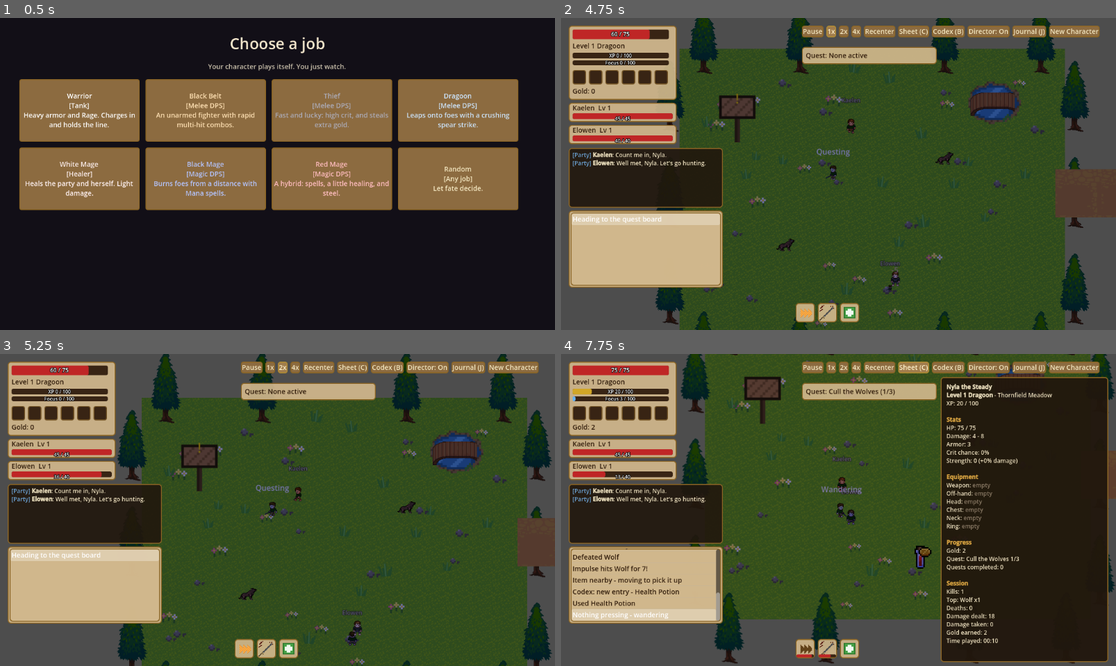
Above: before the commit, frames 1-4 (two rows, left to right).
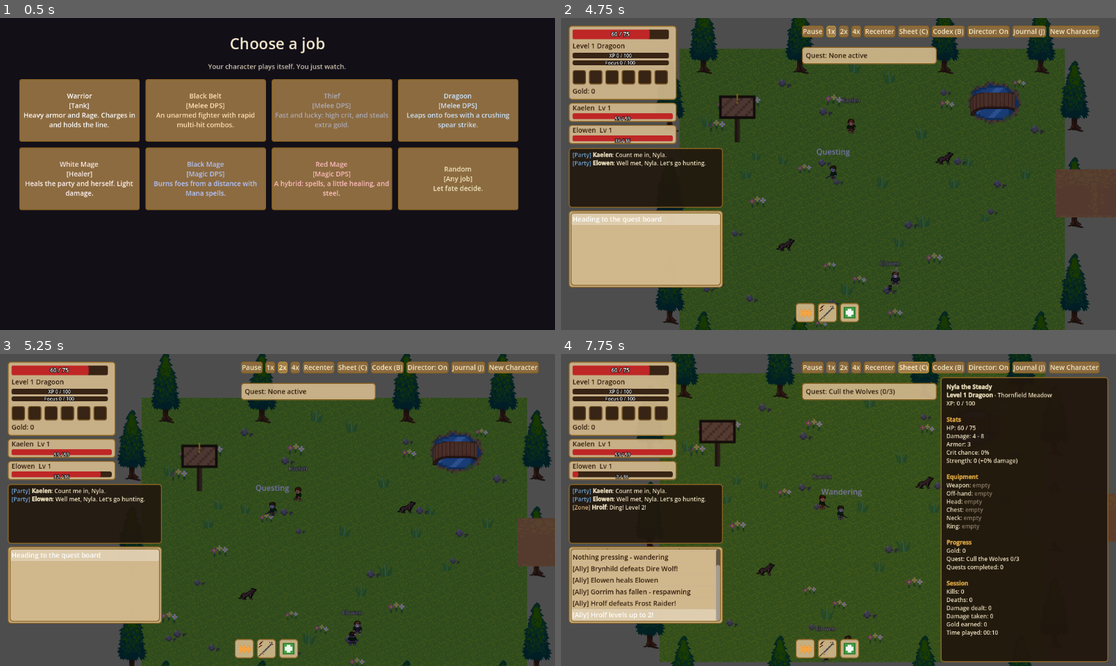
Above: after the commit, the same moments.

Repository: HexaLoid/ai-world-spectator
Game: Godot game, scene res://scenes/Main.tscn
Two runs of this game, one before a commit and one after it. Both use one fixed random seed, a clock stepped at 60 frames per second and the inputs below.
Inputs:
- Up to frame 1 (0.5 s): no input
- Up to frame 2 (4.75 s): click "Warrior [Tank] Heavy armor an…" at 0.5 s; click "New Character" at 1.25 s; click "Thief [Melee DPS] Fast and lu…" at 2 s; click "New Character" at 2.75 s; click "Dragoon [Melee DPS] Leaps ont…" at 3.5 s; click "1x" at 4.25 s
- Up to frame 3 (5.25 s): click "2x" at 5 s
- Up to frame 4 (7.75 s): click "4x" at 5.75 s; click "Recenter" at 6.5 s; click "Sheet (C)" at 7.25 s

Frame 1 is identical in both runs. In frame 2, less than 0.1% of the frame differs, in the area x 9-61%, y 31-82%; in frame 3, less than 0.1%; in frame 4, 18%, in the area x 2-100%, y 0-100%.

Commit message:
Allies get jobs; weaken the ally healer; re-baseline every job
Co-Authored-By: Claude Sonnet 5 <noreply@anthropic.com>

Diff:
--- a/scenes/world/BlackthornForest.tscn
+++ b/scenes/world/BlackthornForest.tscn
@@ -49,6 +49,7 @@
 scale = Vector2(1.5, 1.5)
 
 [node name="SimulatedPlayerBrynhild" parent="." instance=ExtResource("12_simplayer")]
+job_id = "dragoon"
 position = Vector2(-20, -230)
 player_name = "Brynhild"
 max_hp = 50
@@ -58,6 +59,7 @@
 home_zone_id = "blackthorn_forest"
 
 [node name="SimulatedPlayerGorrim" parent="." instance=ExtResource("12_simplayer")]
+job_id = "black_belt"
 position = Vector2(0, 230)
 player_name = "Gorrim"
 max_hp = 48
--- a/scenes/world/FrostpeakPass.tscn
+++ b/scenes/world/FrostpeakPass.tscn
@@ -121,6 +121,7 @@
 
 
 [node name="SimulatedPlayerHrolf" parent="." instance=ExtResource("12_simplayer")]
+job_id = "thief"
 position = Vector2(-330, -230)
 player_name = "Hrolf"
 max_hp = 90
--- a/scenes/world/MirewaterSwamp.tscn
+++ b/scenes/world/MirewaterSwamp.tscn
@@ -118,6 +118,7 @@
 position = Vector2(-280, -160)
 
 [node name="SimulatedPlayerVesper" parent="." instance=ExtResource("12_simplayer")]
+job_id = "red_mage"
 position = Vector2(-330, -230)
 player_name = "Vesper"
 max_hp = 70
--- a/scenes/world/ThornfieldMeadow.tscn
+++ b/scenes/world/ThornfieldMeadow.tscn
@@ -51,6 +51,7 @@
 position = Vector2(-280, -160)
 
 [node name="SimulatedPlayerKaelen" parent="." instance=ExtResource("14_simplayer")]
+job_id = "warrior"
 position = Vector2(-40, -230)
 player_name = "Kaelen"
 max_hp = 45
@@ -60,6 +61,7 @@
 home_zone_id = "thornfield_meadow"
 
 [node name="SimulatedPlayerElowen" parent="." instance=ExtResource("14_simplayer")]
+job_id = "white_mage"
 position = Vector2(20, 230)
 player_name = "Elowen"
 max_hp = 40
--- a/scripts/entities/simulated_player.gd
+++ b/scripts/entities/simulated_player.gd
@@ -56,9 +56,9 @@
 var group_leader: Node2D = null
 ## Set in the zone scene; "" = the original ally (unchanged stats and behavior).
 @export var job_id: String = ""
-const HEAL_INTERVAL_MS := 6000.0
-const HEAL_BELOW := 0.7
-const HEAL_PERCENT := 0.25
+const HEAL_INTERVAL_MS := 12000.0
+const HEAL_BELOW := 0.5
+const HEAL_PERCENT := 0.15
 var job_role: String = ""
 var next_heal_ms: float = 0.0
 
Not shown, changed: docs/superpowers/balance/2026-09-25-balance-report.md
